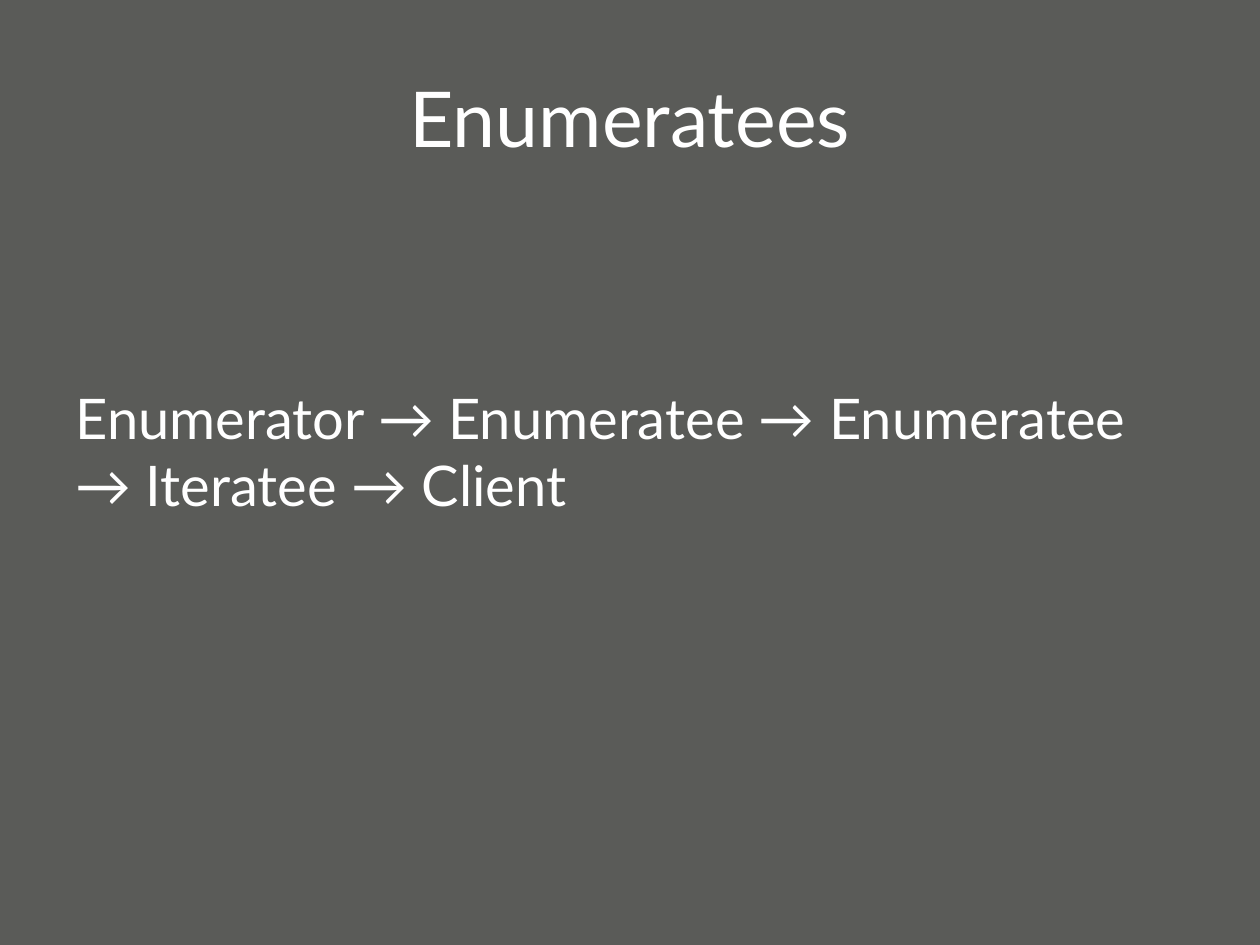
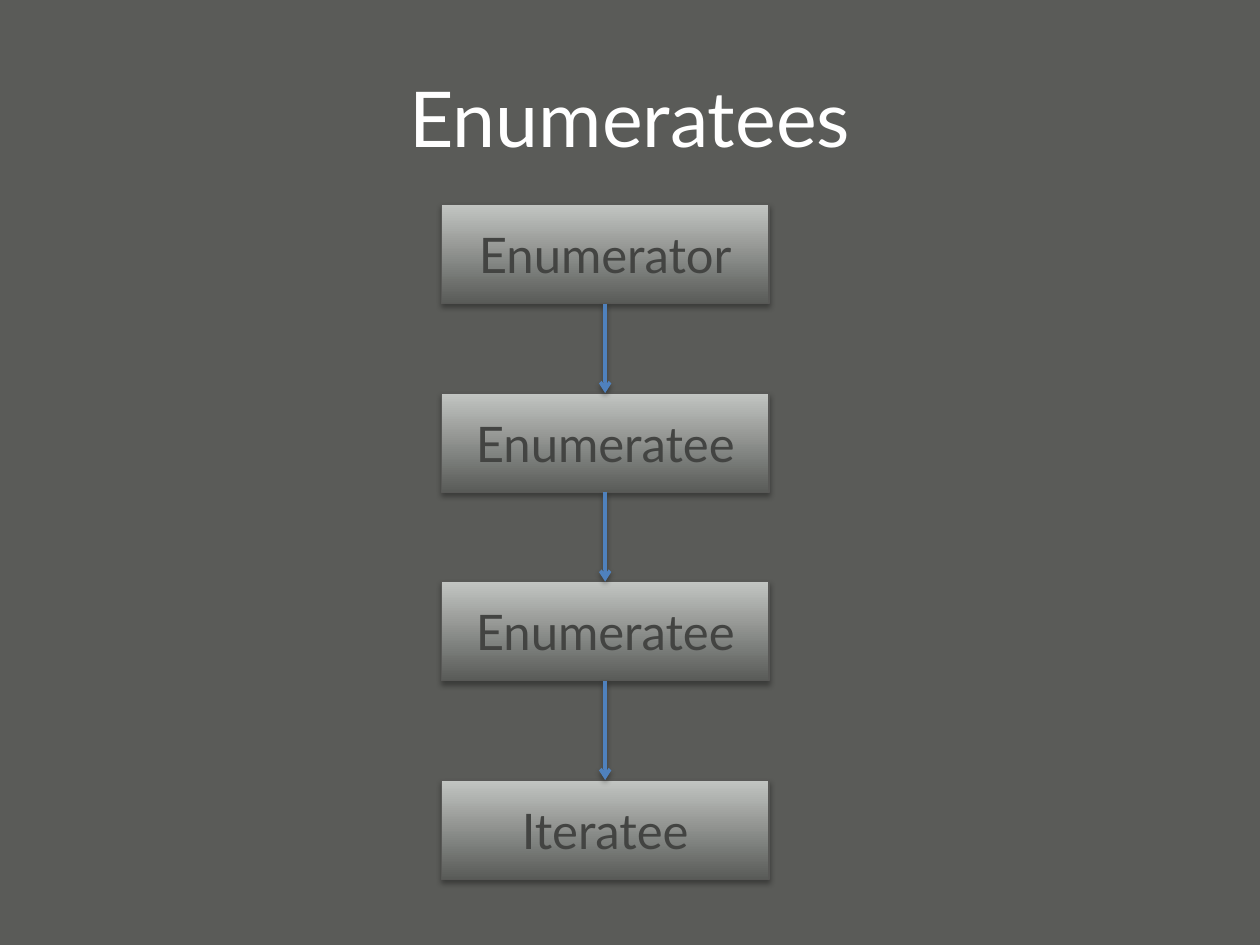
Before and after one commit to oscarrenalias/wjax-2012-play-async-apps, a slide deck: slide 24 of presentation/Asynchronous web apps with Play Framework 2.0.pptx. Drawn at 1260x945 pixels with LibreOffice and Linux fonts; fonts in the diff are those of the drawing; background and template pictures are left out. Boxes give left, top, right and bottom in pixels: in the first picture for what was removed or moved away, otherwise in the second. Text is boxed around its words. In the diff, an @@ line names an element or a change of style, - is before the commit and + after.

```diff
--- a/presentation/Asynchronous web apps with Play Framework 2.0.pptx
+++ b/presentation/Asynchronous web apps with Play Framework 2.0.pptx
@@ rectangle added at <box>441,204,769,304</box>, fill gradient #5A5B58 to #C4C5C3, outline #585956 0.75 pt, 28 pt, text #434442 @@
+Enumerator
@@ arrow added from (605, 304) to (605, 393), #4F81BD 2 pt @@
@@ text removed at <box>76,399,1125,507</box> @@
-Enumerator → Enumeratee → Enumeratee → Iteratee → Client
@@ rectangle added at <box>441,393,769,493</box>, fill gradient #5A5B58 to #C4C5C3, outline #585956 0.75 pt, 28 pt, text #434442 @@
+Enumeratee
@@ arrow added from (605, 493) to (605, 582), #4F81BD 2 pt @@
@@ rectangle added at <box>441,582,769,682</box>, fill gradient #5A5B58 to #C4C5C3, outline #585956 0.75 pt, 28 pt, text #434442 @@
+Enumeratee
@@ arrow added from (605, 680) to (605, 780), #4F81BD 2 pt @@
@@ rectangle added at <box>441,780,769,879</box>, fill gradient #5A5B58 to #C4C5C3, outline #585956 0.75 pt, 28 pt, text #434442 @@
+Iteratee
```
Also in this commit, not shown: 4 other slides changed, 5 slides added, 1 slide removed.
